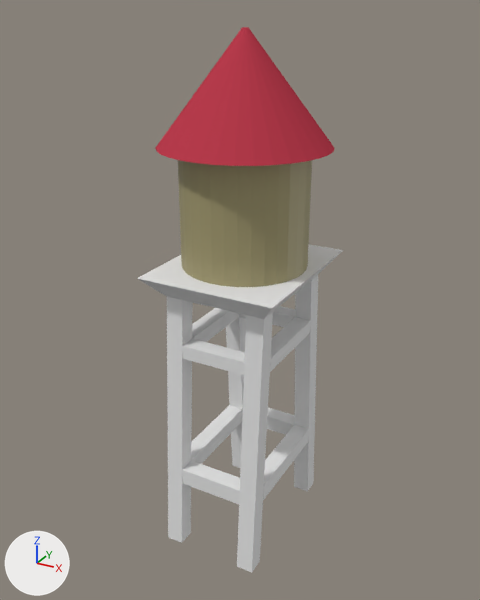
The Blender file Baú -Modelos_3D/Cenários/Floresta/Caixa_Dagua.blend: old version first, new version second.
One viewpoint serves both versions: a 50 mm lens placed at (29.7, -45.0, 42.8), pointed at (2.2, 5.1, 17.8). The axes (+X, +Y, +Z) are drawn at lower left. The lights are the same throughout.

In view in the first picture: 'Cubo.001', 'Círculo.001'.
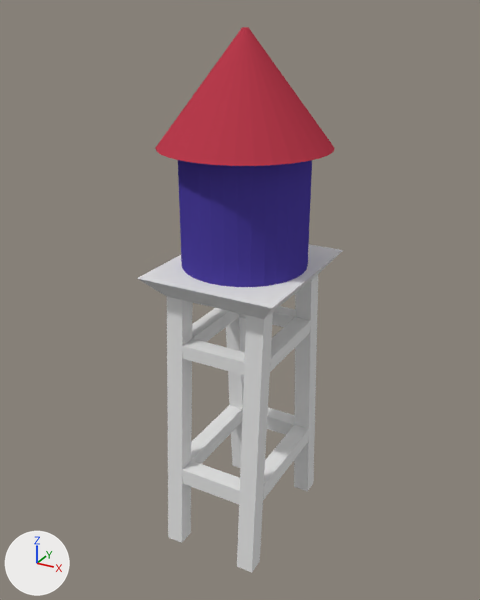
Where the change shows, as pixel boxes [x1, y1, x2, y2] in the pictures (480 x 600 px):
part 1 of me_círculo_001, recoloured
    both: [178, 160, 312, 287]

What the commit changed:
Material 'Material' (mat_material) is new.
Its base color is (0.0724, 0.0501, 0.351) (blue #4c3fa0).
me_círculo_001 has 128 vertices, 97 faces and spans x -1.13..1.13, y -1.13..1.13, z 0.0..2.98.
me_círculo_001 is used by ob_círculo_001; location (2.6, 5.1, 21.5); scale (6.68, 6.68, 6.68).
me_círculo_001 part 1: all 32 faces that had it switch from mat_materiais_001 (beige #a39b70) to mat_material (blue #4c3fa0).
